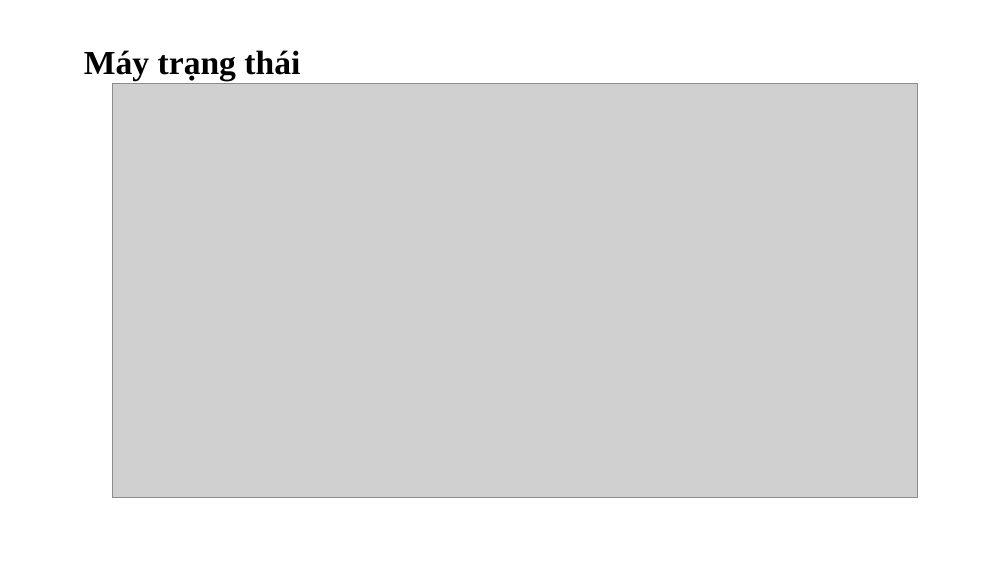
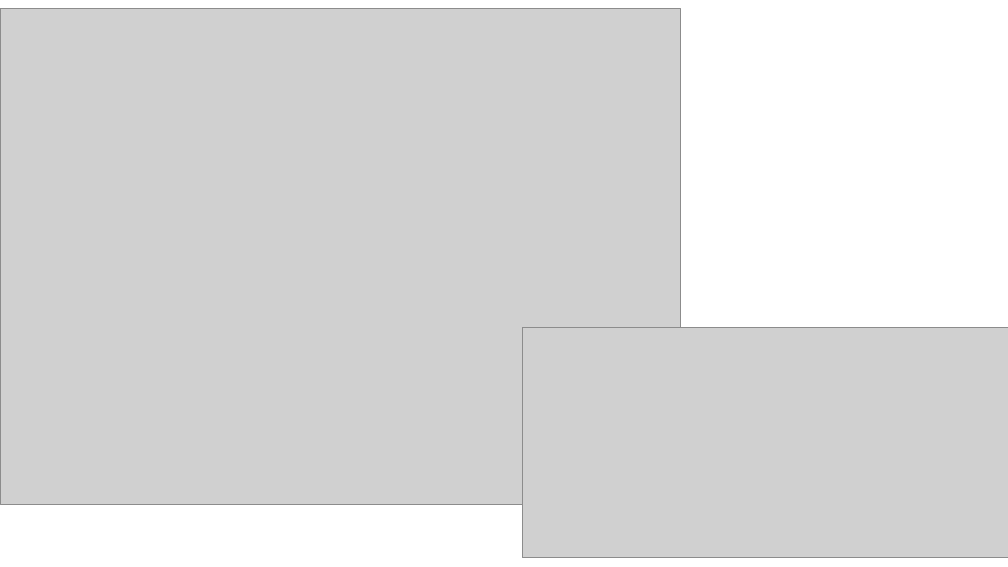
Before and after one commit to dangduybinh/monthaydan, a slide deck: slide 29 of 111.pptx. Drawn at 1008x567 pixels with LibreOffice and Linux fonts; fonts in the diff are those of the drawing; grey boxes stand for pictures. Boxes give left, top, right and bottom in pixels: in the first picture for what was removed or moved away, otherwise in the second. Text is boxed around its words. In the diff, an @@ line names an element or a change of style, - is before the commit and + after.

```diff
--- a/111.pptx
+++ b/111.pptx
@@ picture: place and size @@
-picture at [112, 83, 917, 498]
+picture at [0, 9, 681, 505]
@@ text removed at [84, 50, 300, 80] @@
-  Máy trạng thái
@@ picture added at [523, 327, 1008, 558] @@
```
Also in this commit, not shown: 1 slide removed, 6 other files.
